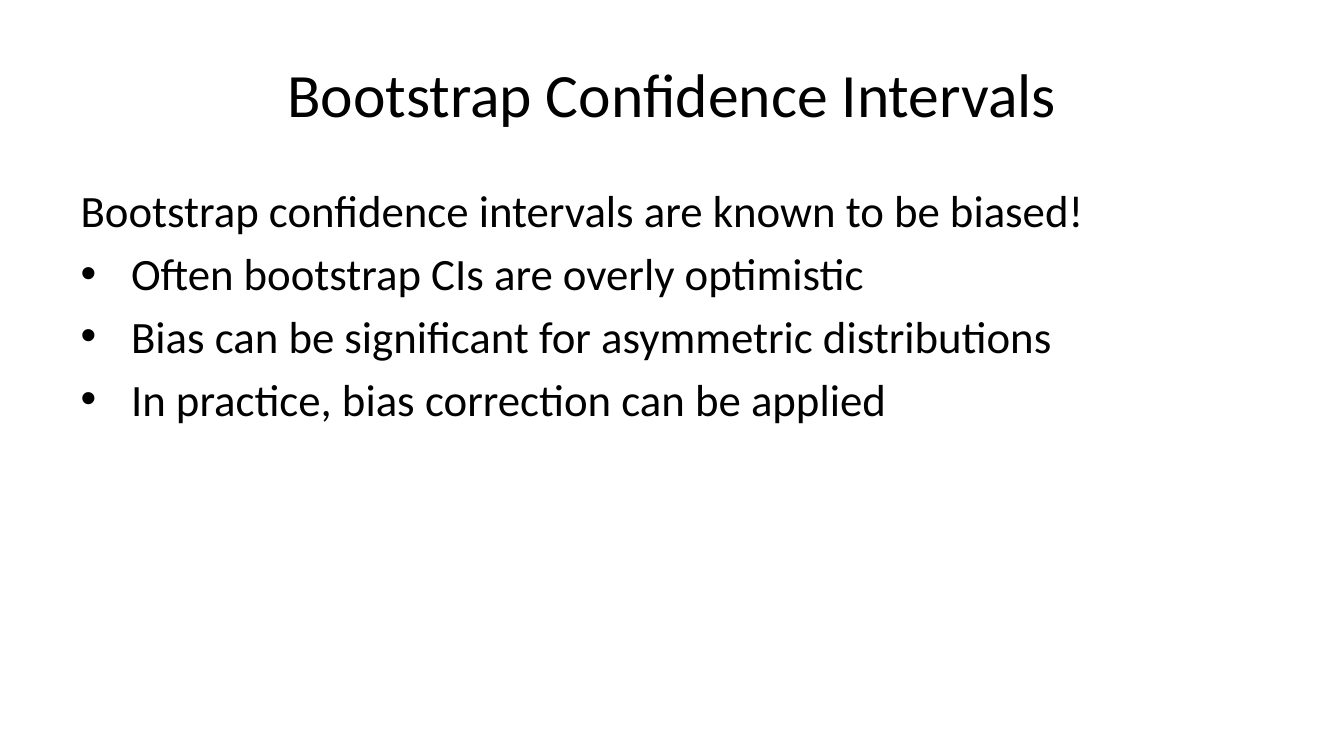
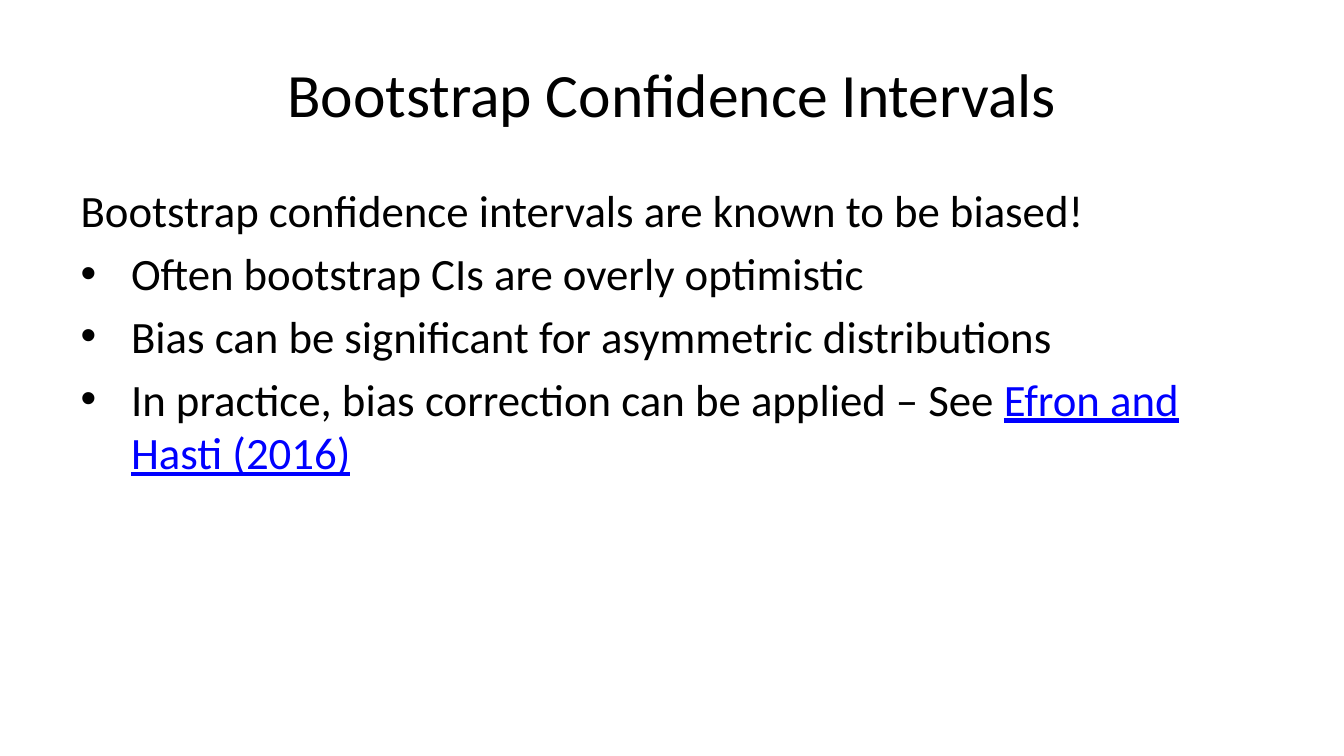
Before and after one commit to StephenElston/CSCI-E-83, a slide deck: slide 19 of LectureSlides/06b_IntroductionToBootstrap.pptx. Drawn at 1344x756 pixels with LibreOffice and Linux fonts; fonts in the diff are those of the drawing. Boxes give left, top, right and bottom in pixels: in the first picture for what was removed or moved away, otherwise in the second. Text is boxed around its words. In the diff, an @@ line names an element or a change of style, - is before the commit and + after.

```diff
--- a/LectureSlides/06b_IntroductionToBootstrap.pptx
+++ b/LectureSlides/06b_IntroductionToBootstrap.pptx
@@ text at [131, 385, 1178, 476]: text changed @@
-• In practice, bias correction can be applied
+• In practice, bias correction can be applied – See Efron and Hasti (2016)
```
Also in this commit, not shown: 1 other file.
